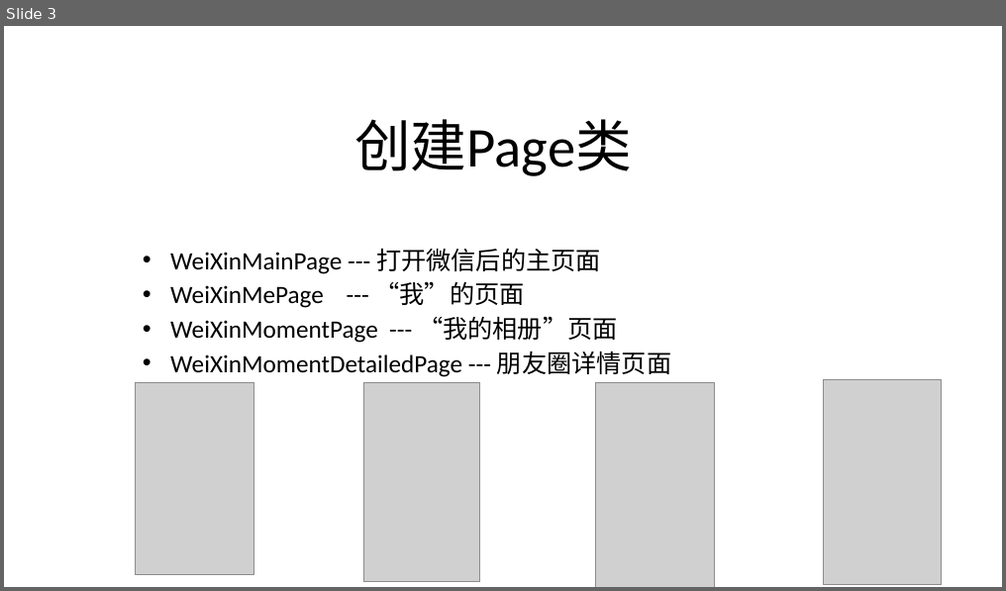
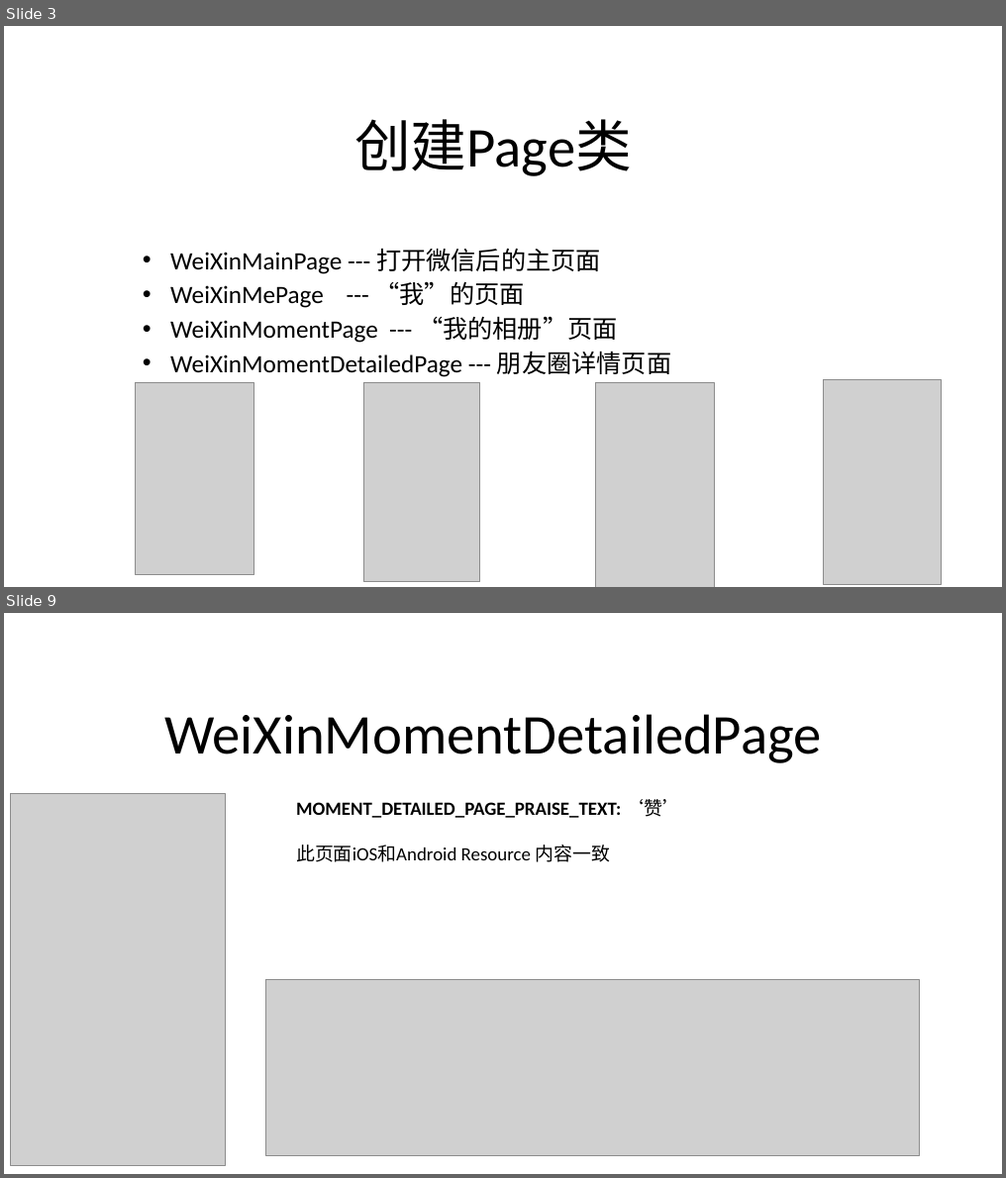
Before and after one commit to lgxqf/AppUIAutomation, a slide deck: doc/Introduction about the example.pptx. Shown one above the other, each under a label of ours: slide 3 before the commit, slides 3 and 9 after it; the slides between them are not shown. The pictures are 1006x591 and 1006x1178 pixels, drawn with LibreOffice and Linux fonts; fonts in the diff are those of the drawing; grey boxes stand for pictures. Boxes give left, top, right and bottom in pixels: in the first picture for what was removed or moved away, otherwise in the second. Text is boxed around its words. In the diff, an @@ line names an element or a change of style, - is before the commit and + after.

```diff
--- a/doc/Introduction about the example.pptx
+++ b/doc/Introduction about the example.pptx
@@ slide 9 added at (x1=4, y1=613, x2=1002, y2=1174), background #FFFFFF @@
@@ title added at (x1=164, y1=714, x2=821, y2=763), 54 pt, text #000000 @@
+WeiXinMomentDetailedPage
@@ picture added at (x1=11, y1=793, x2=226, y2=1165) @@
@@ text added at (x1=296, y1=799, x2=682, y2=862), 18 pt, text #000000, bold @@
+MOMENT_DETAILED_PAGE_PRAISE_TEXT: ‘赞’
+此页面iOS和Android Resource 内容一致
@@ picture added at (x1=266, y1=980, x2=919, y2=1157) @@
```
Also in this commit, not shown: 6 other slides added.
